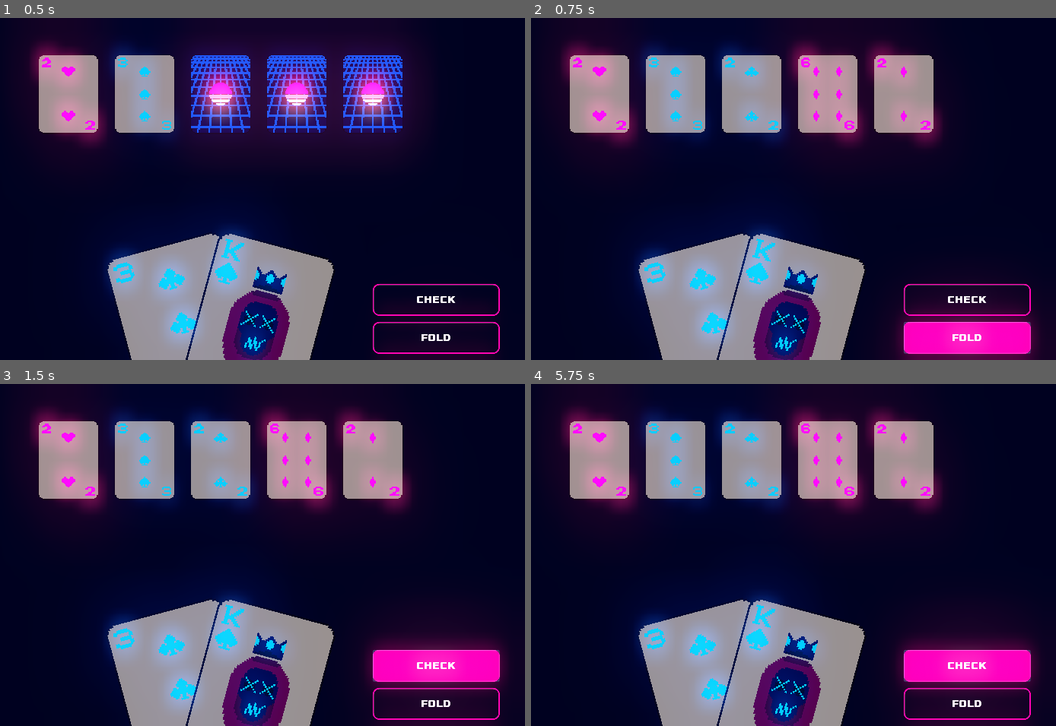
Above: before the commit, frames 1-4 (two rows, left to right).
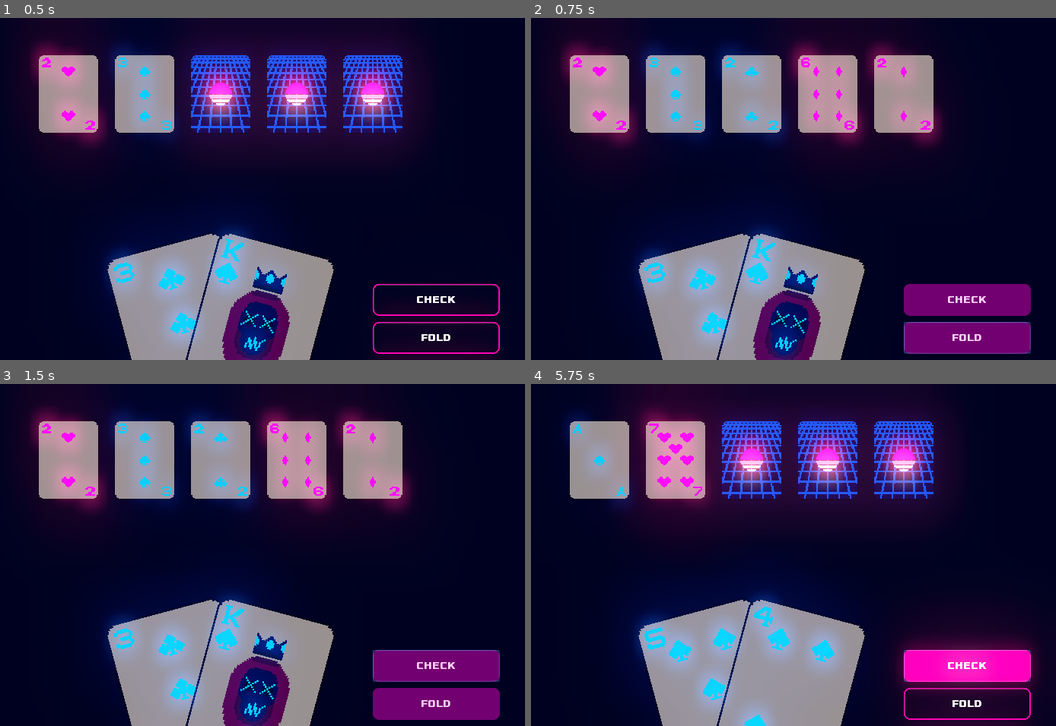
Above: after the commit, the same moments.

Repository: McLovin3/QuipPoker
Game: Godot game, scene res://Scenes/PokerGame.tscn
Same seed, same stepped clock (60 frames per second), same inputs: the game is played once before the commit and once after it. This scene is started directly instead of the project's main scene.
Inputs (mouse positions are in pixels of both pictures, inside the frame that each line leads up to):
- Up to frame 1 (0.5 s): no input
- Up to frame 2 (0.75 s): click "FOLD" at 0.5 s
- Up to frame 3 (1.5 s): click (435, 664) at 1.25 s, where only the run before the commit has a clickable "CHECK"
- Up to frame 4 (5.75 s): click (966, 705) at 2 s, where only the run before the commit has a clickable "FOLD"; click (966, 664) at 2.75 s, where only the run before the commit has a clickable "CHECK"; click (966, 705) at 3.5 s, where only the run before the commit has a clickable "FOLD"; click (966, 664) at 4.25 s, where only the run before the commit has a clickable "CHECK"; tap Enter at 5 s

Frame 1 is identical in both runs. In frame 2, 5.9% of the frame differs, in the area x 68-98%, y 77-100%; in frame 3, 7.0%; in frame 4, 23%, in the area x 5-79%, y 0-100%.

Commit message:
Small fixes, game is ready for multiplayer

Diff:
--- a/Scenes/PokerGame.tscn
+++ b/Scenes/PokerGame.tscn
@@ -51,6 +51,11 @@
 
 [node name="HTTPRequest" type="HTTPRequest" parent="."]
 
+[node name="NewGameTimer" type="Timer" parent="."]
+wait_time = 5.0
+one_shot = true
+
 [connection signal="pressed" from="FoldButton" to="." method="_on_FoldButton_pressed"]
-[connection signal="pressed" from="CheckButton" to="." method="_on_PassButton_pressed"]
+[connection signal="pressed" from="CheckButton" to="." method="_on_CheckButton_pressed"]
 [connection signal="request_completed" from="HTTPRequest" to="." method="_on_HTTPRequest_request_completed"]
+[connection signal="timeout" from="NewGameTimer" to="." method="_on_NewGameTimer_timeout"]
--- a/Scenes/Scripts/PokerGame.gd
+++ b/Scenes/Scripts/PokerGame.gd
@@ -2,6 +2,7 @@
 class_name PokerGame
 
 var _card: PackedScene = preload("res://Card/Card.tscn")
+onready var _new_game_timer: Timer = $NewGameTimer
 onready var _first_table_position: Position2D = $TableCard1
 onready var _second_table_position: Position2D = $TableCard2
 onready var _third_table_position: Position2D = $TableCard3
@@ -64,6 +65,7 @@
 func _init_table() -> void:
 	GameManager.new_deck()
 	_check_button.disabled = false
+	_fold_button.disabled = false
 	_player_cards.clear()
 	_table_cards.clear()
 	_turn = 1
@@ -71,15 +73,8 @@
 	_create_table_cards()
 	_create_player_cards()
 
-	print(_player_cards)
-	print(_table_cards)
 
-
-func _on_FoldButton_pressed():
-	for card in _table_cards:
-		if card.is_face_down():
-			card.flip_card()
-
+func _determine_winner():
 	var _player_cards_values = ""
 
 	for i in range(_player_cards.size()):
@@ -96,7 +91,7 @@
 		else:
 			_table_cards_values += _table_cards[i].get_api_value() + ","
 
-	$HTTPRequest.request(
+	_http_request.request(
 		(
 			"https://api.pokerapi.dev/v1/winner/texas_holdem?cc="
 			+ _table_cards_values
@@ -105,9 +100,17 @@
 		)
 	)
 
+	_fold_button.disabled = true
+	_check_button.disabled = true
+	_new_game_timer.start()
 
-func _on_PassButton_pressed():
-	pass
+
+func _on_FoldButton_pressed():
+	for card in _table_cards:
+		if card.is_face_down():
+			card.flip_card()
+
+	_determine_winner()
 
 
 func _on_HTTPRequest_request_completed(
@@ -115,3 +118,19 @@
 ) -> void:
 	var json = JSON.parse(body.get_string_from_utf8())
 	print(json.result)
+
+
+func _on_NewGameTimer_timeout():
+	_init_table()
+
+
+func _on_CheckButton_pressed():
+	if _turn < 4:
+		for card in _table_cards:
+			if card.is_face_down():
+				card.flip_card()
+				_turn += 1
+				return
+
+	else:
+		_determine_winner()
